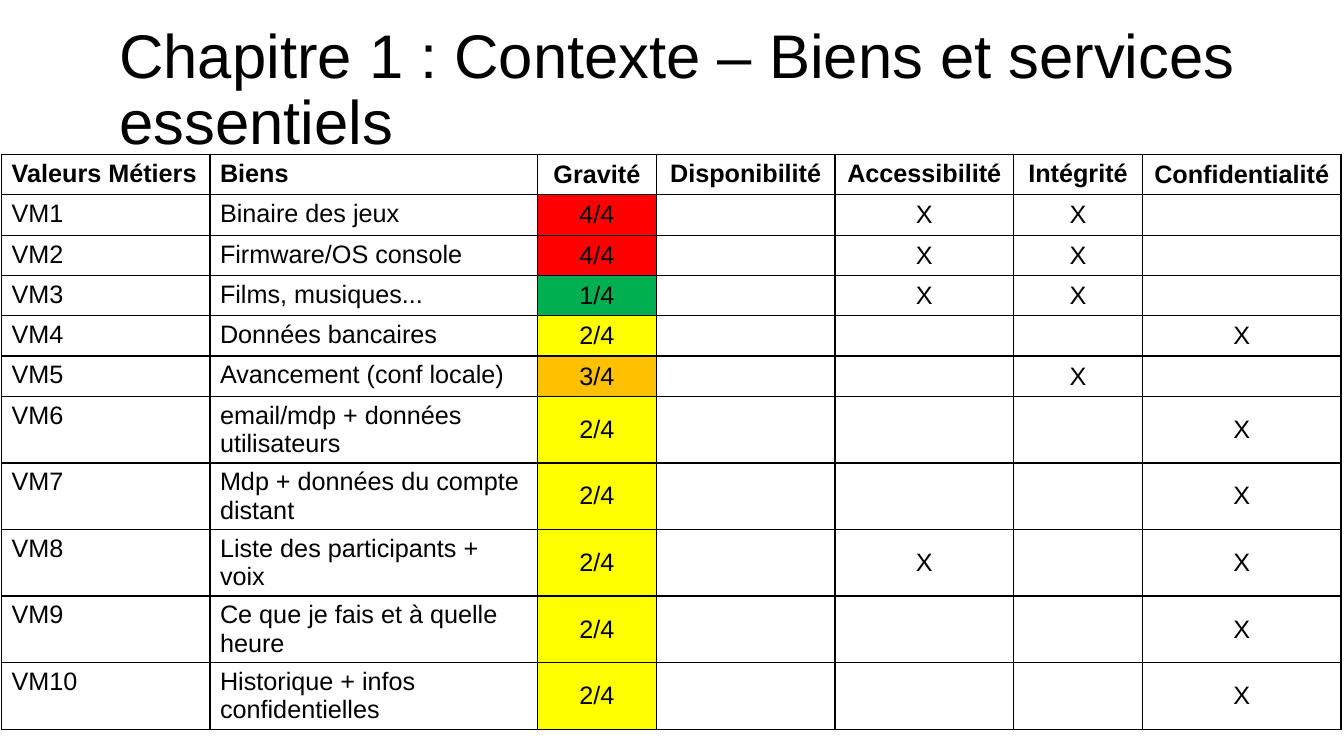
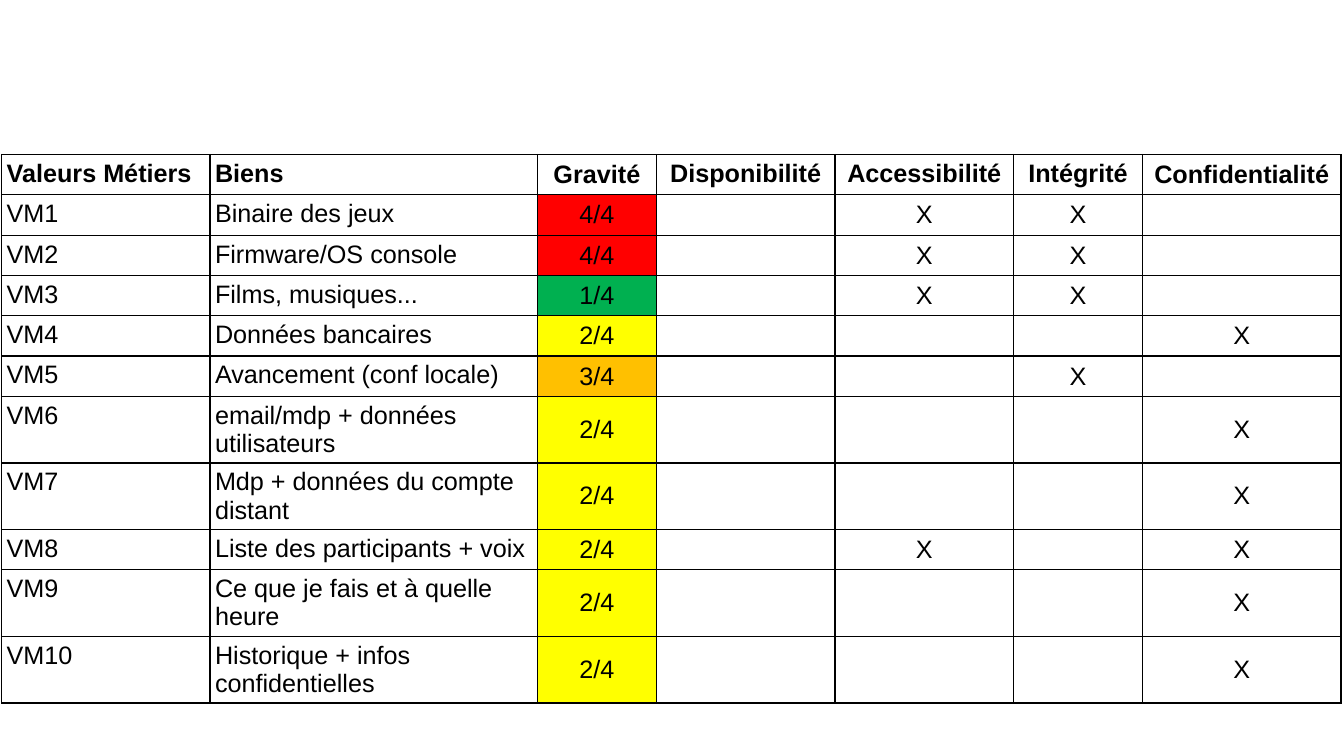
Before and after one commit to theox33/Securite_SE, a slide deck: slide 3 of Exercice PS4/Atelier 1/Diaporama.pptx. Drawn at 1344x756 pixels with LibreOffice and Linux fonts; fonts in the diff are those of the drawing. Boxes give left, top, right and bottom in pixels: in the first picture for what was removed or moved away, otherwise in the second. Text is boxed around its words. In the diff, an @@ line names an element or a change of style, - is before the commit and + after.

```diff
--- a/Exercice PS4/Atelier 1/Diaporama.pptx
+++ b/Exercice PS4/Atelier 1/Diaporama.pptx
@@ text removed at [119, 33, 1235, 156] @@
-Chapitre 1 : Contexte – Biens et services essentiels
@@ table: place and size @@
-table at [2, 154, 1342, 750]
+table at [2, 154, 1342, 697]
```
Also in this commit, not shown: 8 other slides changed, 1 slide added, 1 slide removed.
